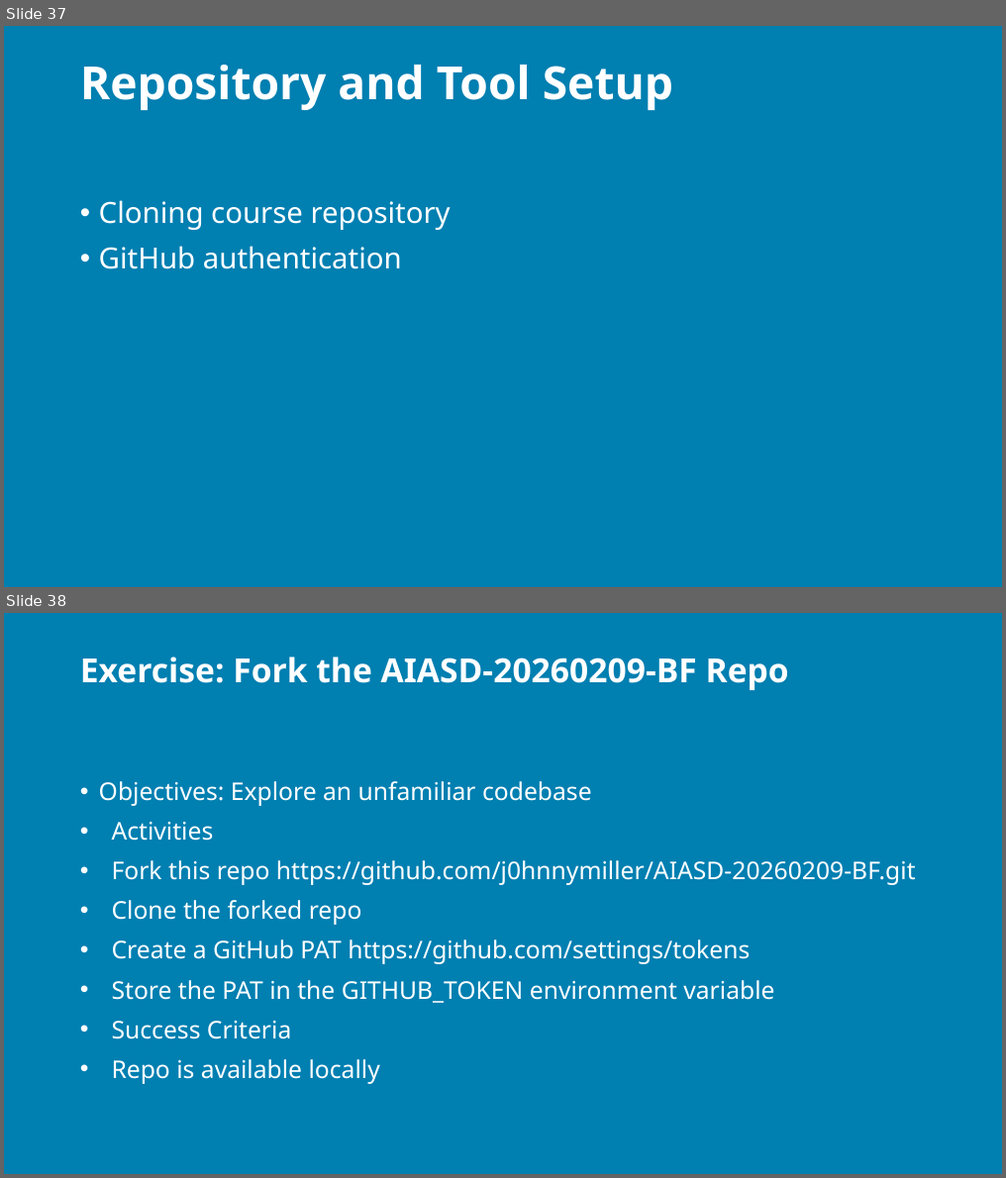
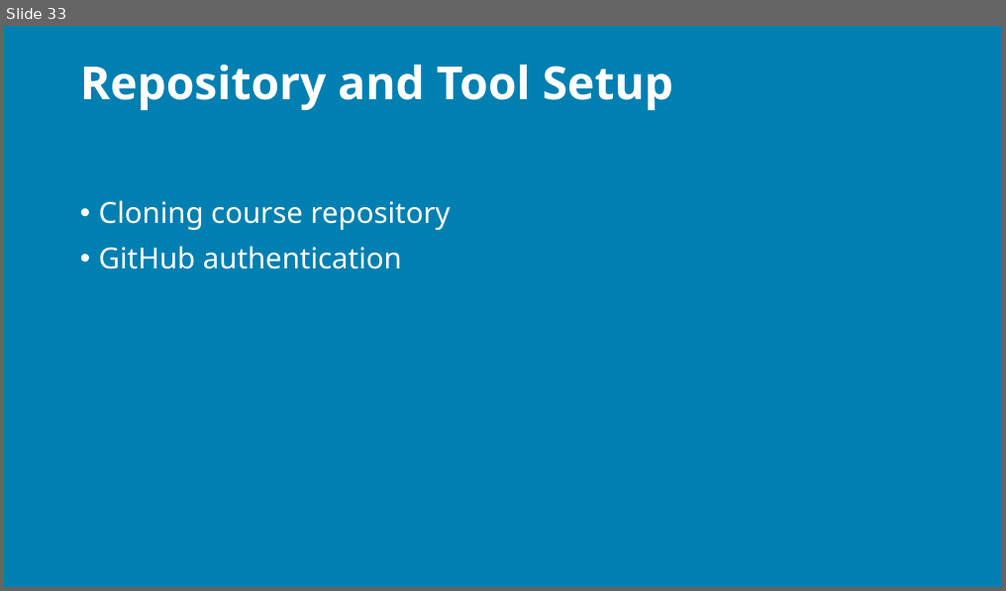
Before and after one commit to j0hnnymiller/AI-Assisted-Software-Development, a slide deck: slides/output/aiasd-311-monday-draft.pptx. Shown one above the other, each under a label of ours: slides 37 and 38 before the commit, slide 33 after it. The pictures are 1006x1178 and 1006x591 pixels, drawn with LibreOffice and Linux fonts; fonts in the diff are those of the drawing; background and template pictures are left out. Boxes give left, top, right and bottom in pixels: in the first picture for what was removed or moved away, otherwise in the second. Text is boxed around its words. In the diff, an @@ line names an element or a change of style, - is before the commit and + after.

```diff
--- a/slides/output/aiasd-311-monday-draft.pptx
+++ b/slides/output/aiasd-311-monday-draft.pptx
@@ slide 38 removed at [4,613,1002,1174], background picture (left out) @@
@@ title removed at [80,657,789,690] @@
-Exercise: Fork the AIASD-20260209-BF Repo
@@ text removed at [99,781,916,1084] @@
-• Objectives: Explore an unfamiliar codebase
-• Activities
-• Fork this repo https://github.com/j0hnnymiller/AIASD-20260209-BF.git
-• Clone the forked repo
-• Create a GitHub PAT https://github.com/settings/tokens
-• Store the PAT in the GITHUB_TOKEN environment variable
-• Success Criteria
-• Repo is available locally
@@ what was slide 37 is now slide 33 @@
```
Also in this commit, not shown: 130 slides changed, 3 slides added, 24 other slides removed, 31 other files.
